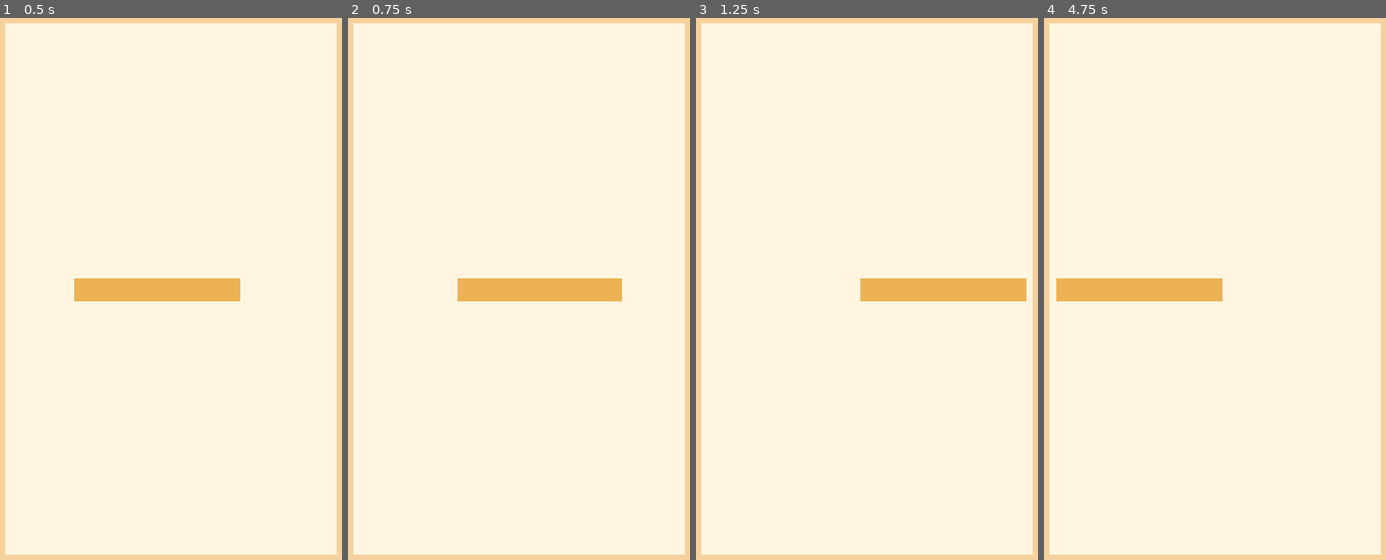
Above: before the commit, frames 1-4 (left to right).
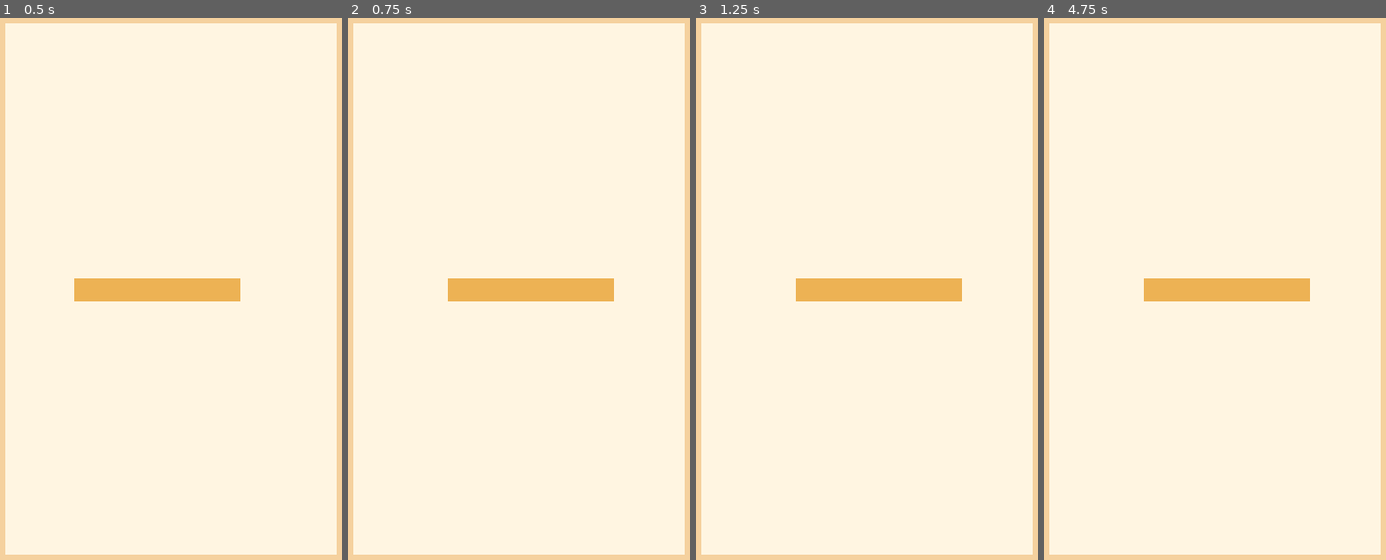
Above: after the commit, the same moments.

Repository: eddie4702/Stacking-game
Game: Godot game, scene res://scenes/main/main.tscn
The game is run twice, just before and just after one commit, with the same random seed, the same clock (stepped at 60 frames per second) and the same inputs.
Inputs (mouse positions are in pixels of both pictures, inside the frame that each line leads up to):
- Up to frame 1 (0.5 s): no input
- Up to frame 2 (0.75 s): move the mouse to (607, 256) at 0.52 s; click (607, 256) at 0.67 s
- Up to frame 3 (1.25 s): no input
- Up to frame 4 (4.75 s): move the mouse to (1136, 326) at 1.27 s; click (1136, 326) at 1.42 s; move the mouse to (1256, 131) at 2.02 s; click (1256, 131) at 2.17 s; move the mouse to (1194, 429) at 2.77 s; click (1194, 429) at 2.92 s; move the mouse to (1334, 397) at 3.52 s; click (1334, 397) at 3.67 s; move the mouse to (1095, 186) at 4.27 s; click (1095, 186) at 4.42 s

Frame 1 is identical in both runs. In frame 2, 0.2% of the frame differs, in the area x 29-81%, y 48-53%; in frame 3, 1.6%; in frame 4, 2.2%, in the area x 3-78%, y 48-53%.

Commit message:
feature 4

Diff:
--- a/scripts/gameplay/pancake_movement.gd
+++ b/scripts/gameplay/pancake_movement.gd
@@ -4,8 +4,9 @@
 ## The left and right limits come from `movement_area` (the GameplayArea). The
 ## pancake's actual `width` is used, so the whole pancake stays inside the area,
 ## not only its centre. This script only changes the pancake's horizontal
-## position. It never touches the Visual node, and it contains no input,
-## stacking, scoring, difficulty or camera logic.
+## position. It never touches the Visual node, and it contains no stacking,
+## scoring, difficulty or camera logic. Its only input handling is stopping
+## itself on a click or tap.
 ##
 ## Alternating start sides: each pancake that starts moving takes the next side
 ## in the sequence left, right, left, right, ... (see start()).
@@ -44,6 +45,25 @@
 func _ready() -> void:
 	if autostart:
 		start()
+
+
+## A left click or a tap stops the pancake in place. The position is left
+## untouched; _process() simply stops advancing it on the next frame.
+func _input(event: InputEvent) -> void:
+	# Ignore input unless this pancake is actually moving. This also makes a
+	# second event from the same press harmless (for example mouse emulation).
+	if not moving:
+		return
+
+	var mouse_event := event as InputEventMouseButton
+	if mouse_event != null:
+		if mouse_event.pressed and mouse_event.button_index == MOUSE_BUTTON_LEFT:
+			moving = false
+		return
+
+	var touch_event := event as InputEventScreenTouch
+	if touch_event != null and touch_event.pressed and touch_event.index == 0:
+		moving = false
 
 
 ## Puts the pancake on the next starting side and starts it moving. The first
Not shown, changed: docs/CHANGELOG.md
Not shown, changed: docs/TASKS.md
Not shown, changed: docs/TECHNICAL_DESIGN.md
